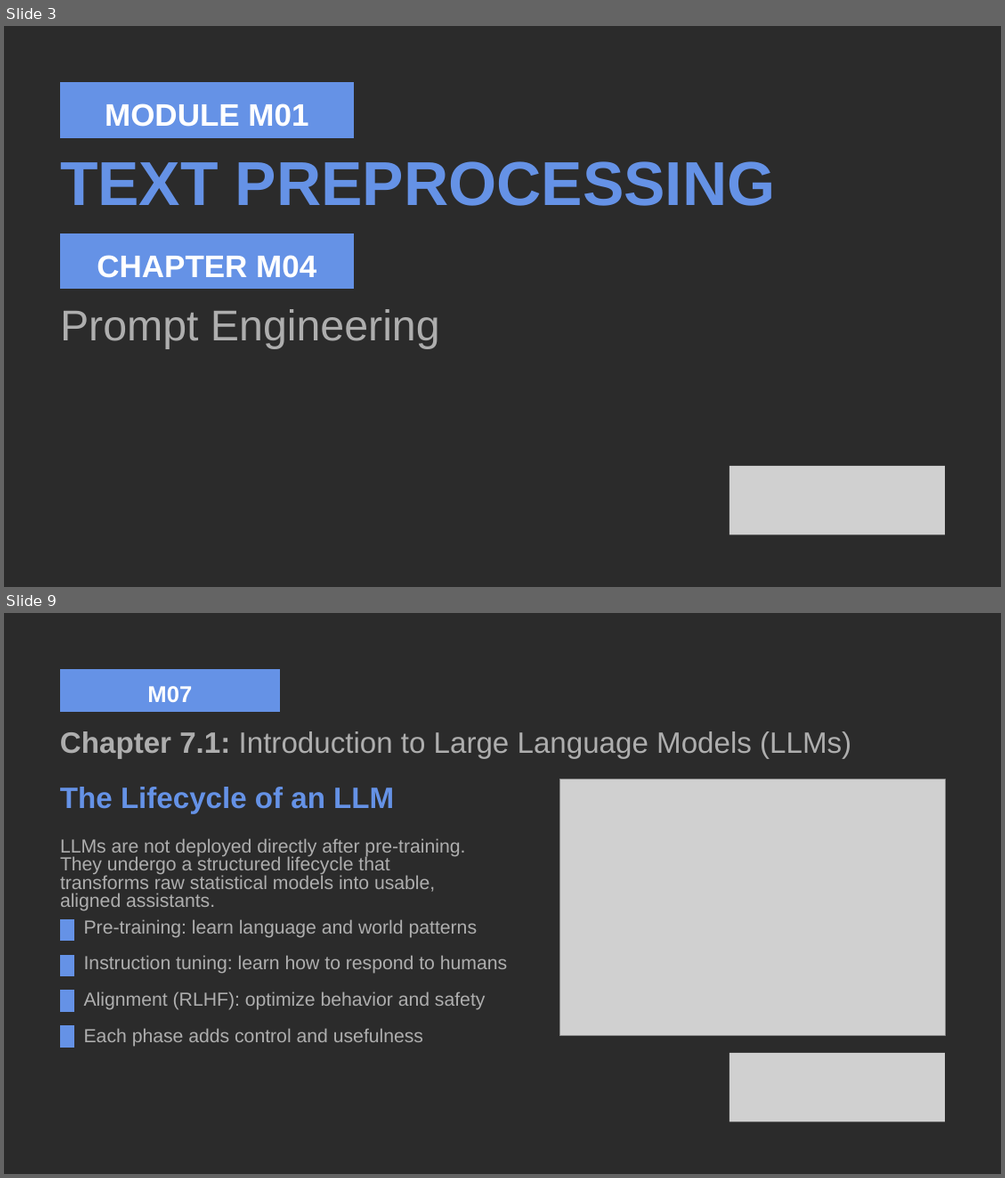
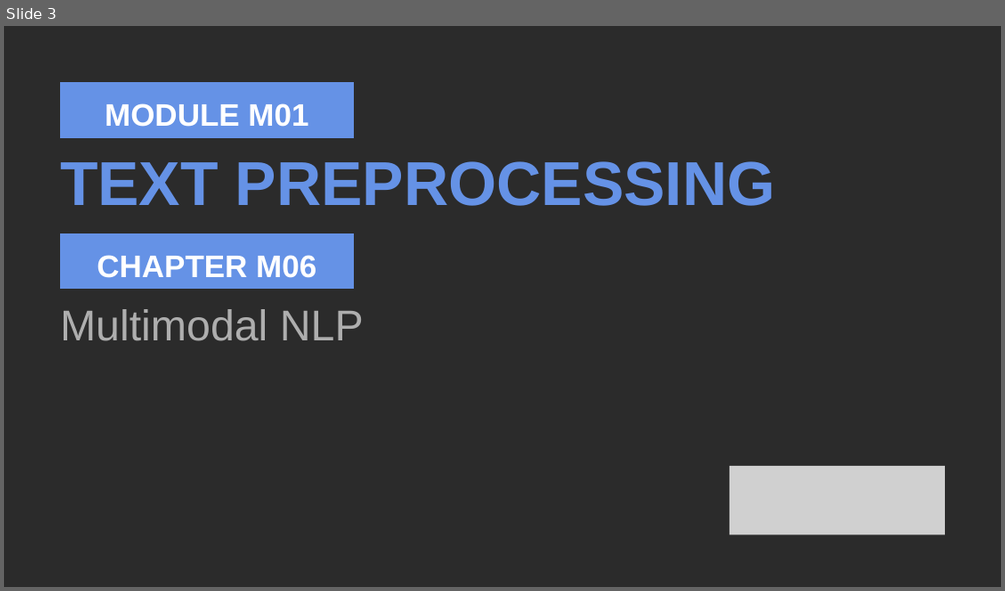
Before and after one commit to rausejop/ai, a slide deck: M06 Multimodal NLP/DEF_M06 Multimodal NLP.pptx. Shown one above the other, each under a label of ours: slides 3 and 9 before the commit, slide 3 after it; the slides between them are not shown. The pictures are 1005x1178 and 1005x591 pixels, drawn with LibreOffice and Linux fonts; fonts in the diff are those of the drawing; grey boxes stand for pictures; background and template pictures are left out; a plain dark background stands for a picture behind light text. Boxes give left, top, right and bottom in pixels: in the first picture for what was removed or moved away, otherwise in the second. Text is boxed around its words. In the diff, an @@ line names an element or a change of style, - is before the commit and + after.

```diff
--- a/M06 Multimodal NLP/DEF_M06 Multimodal NLP.pptx
+++ b/M06 Multimodal NLP/DEF_M06 Multimodal NLP.pptx
@@ slide 9 removed at (x1=4, y1=613, x2=1001, y2=1174), background picture (left out) @@
@@ freeform shape removed at (x1=60, y1=669, x2=280, y2=711) @@
@@ text removed at (x1=147, y1=686, x2=192, y2=702) @@
-M07
@@ text removed at (x1=60, y1=731, x2=851, y2=758) @@
-Chapter 7.1: Introduction to Large Language Models (LLMs)
@@ text removed at (x1=60, y1=787, x2=394, y2=813) @@
-The Lifecycle of an LLM
@@ picture removed at (x1=559, y1=779, x2=945, y2=1036) @@
@@ text removed at (x1=60, y1=838, x2=465, y2=893) @@
-LLMs are not deployed directly after pre-training. They undergo a structured lifecycle that transforms raw statistical models into usable, aligned assistants.
@@ freeform shape removed at (x1=60, y1=919, x2=73, y2=941) @@
@@ text removed at (x1=84, y1=919, x2=507, y2=1046) @@
-Pre-training: learn language and world patterns
-Instruction tuning: learn how to respond to humans
-Alignment (RLHF): optimize behavior and safety
-Each phase adds control and usefulness
@@ freeform shape removed at (x1=60, y1=955, x2=73, y2=976) @@
@@ freeform shape removed at (x1=60, y1=989, x2=73, y2=1012) @@
@@ freeform shape removed at (x1=60, y1=1025, x2=73, y2=1047) @@
@@ picture removed at (x1=729, y1=1053, x2=945, y2=1121) @@
@@ slide 3 changed as well @@
@@ text at (x1=97, y1=255, x2=316, y2=278): text changed @@
-CHAPTER M04
+CHAPTER M06
@@ text at (x1=60, y1=309, x2=364, y2=341): text changed @@
-Prompt Engineering
+Multimodal NLP
```
Also in this commit, not shown: 1 other slide changed, 20 slides added, 27 other slides removed, 1 other file.
